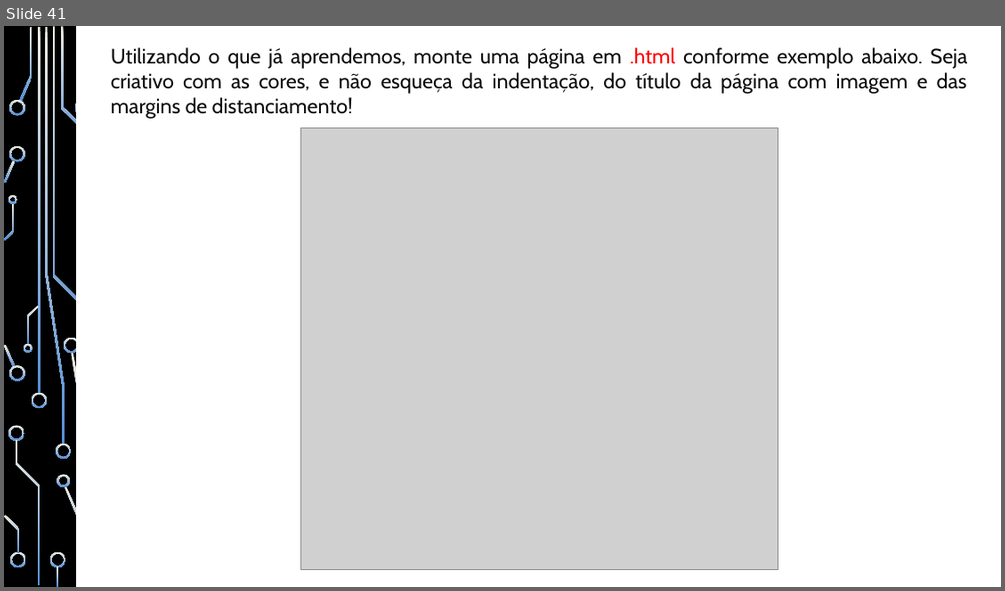
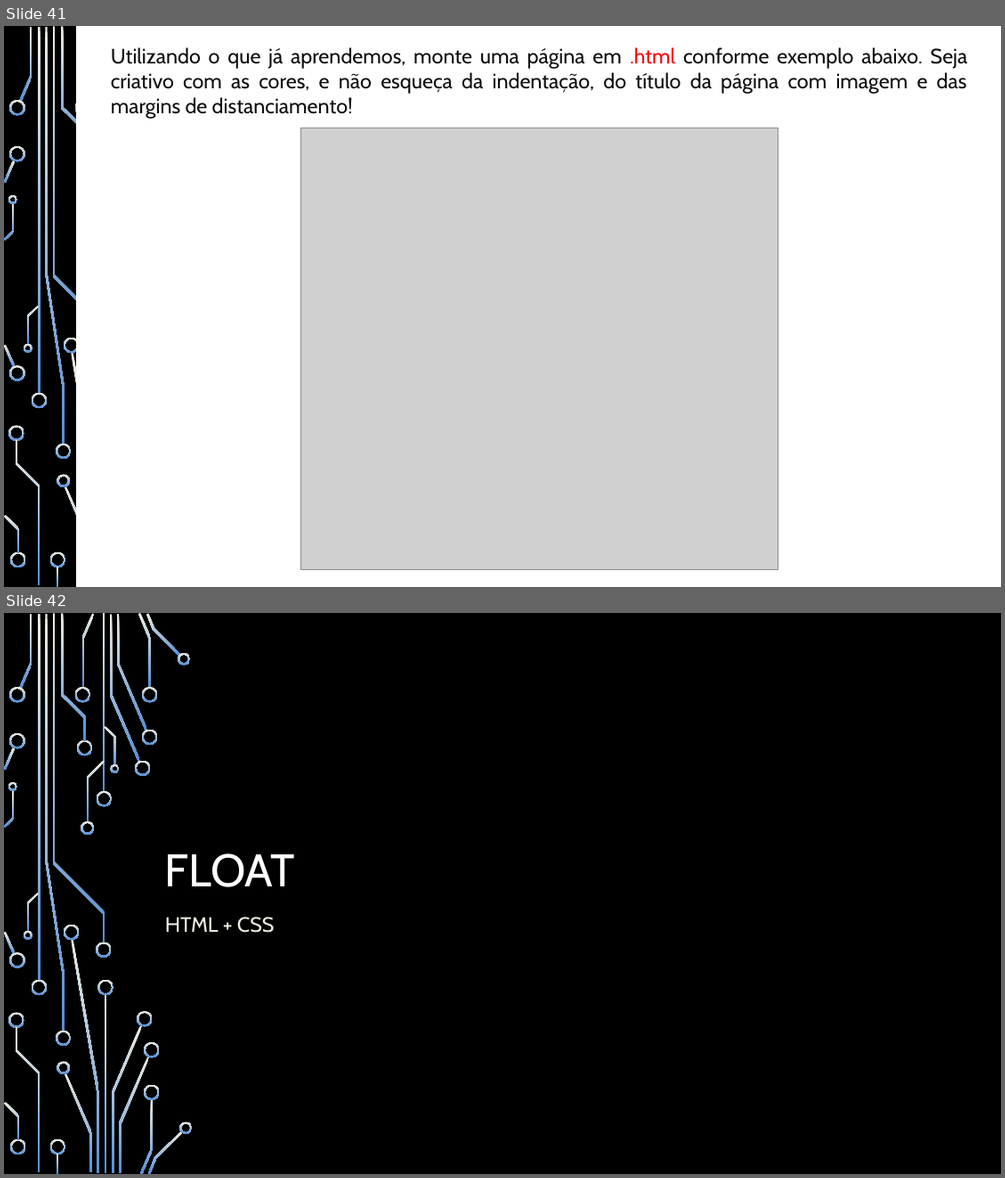
Before and after one commit to heitorsam/aulas_iep, a slide deck: documentos/Apostila - Desenvolvimento Web - IEP.pptx. Shown one above the other, each under a label of ours: slide 41 before the commit, slides 41 and 42 after it. The pictures are 1005x591 and 1005x1178 pixels, drawn with LibreOffice and Linux fonts; fonts in the diff are those of the drawing; grey boxes stand for pictures; background and template pictures are left out. Boxes give left, top, right and bottom in pixels: in the first picture for what was removed or moved away, otherwise in the second. Text is boxed around its words. In the diff, an @@ line names an element or a change of style, - is before the commit and + after.

```diff
--- a/documentos/Apostila - Desenvolvimento Web - IEP.pptx
+++ b/documentos/Apostila - Desenvolvimento Web - IEP.pptx
@@ slide 42 added at [4,613,1001,1174], background picture (left out); not listed: 37 template elements that a slide beside it also shows @@
@@ title added at [165,853,295,887], 44 pt, text #FFFFFF @@
+FLOAT
@@ subtitle added at [165,916,275,933], 20 pt, text #EEECE1 @@
+HTML + CSS
@@ group added at [81,615,193,1172]: 17 freeform shapes @@
```
Also in this commit, not shown: 2 slides changed, 13 other slides added, 10 other files.
